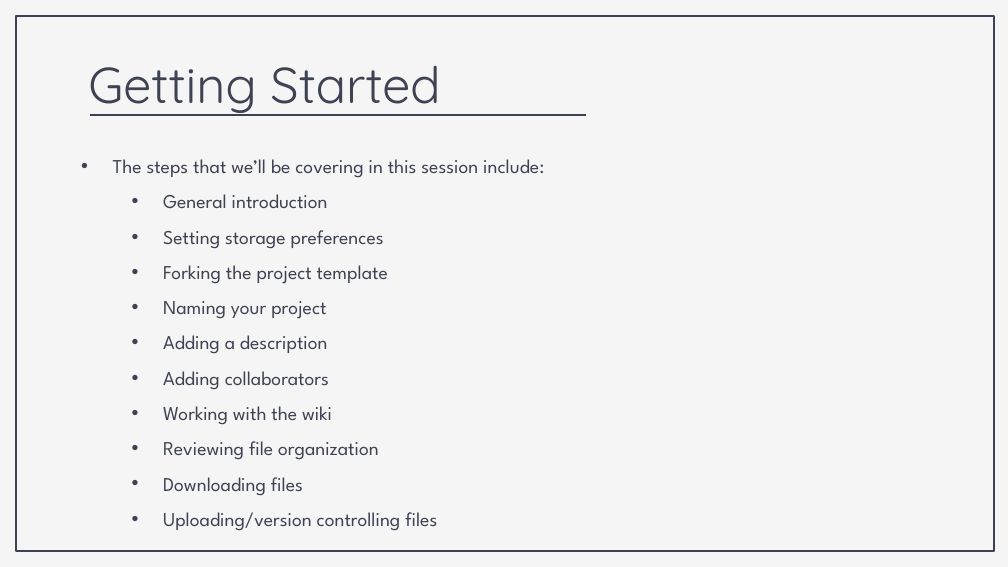
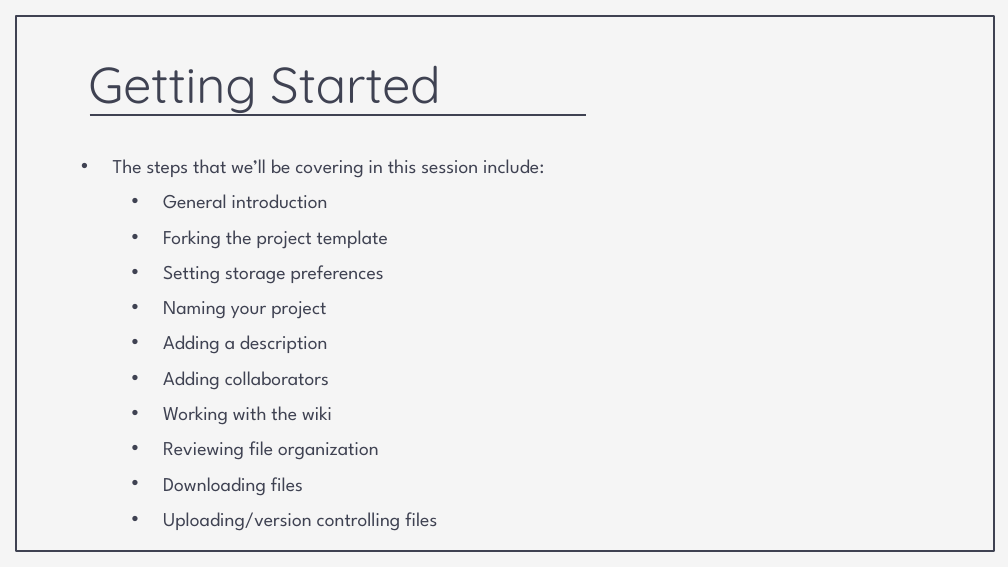
Before and after one commit to nickrochlin/rdm-jumpstart2, a slide deck: slide 12 of docs/files/Block1-3_OSF.pptx. Drawn at 1008x567 pixels with LibreOffice and Linux fonts; fonts in the diff are those of the drawing. Boxes give left, top, right and bottom in pixels: in the first picture for what was removed or moved away, otherwise in the second. Text is boxed around its words. In the diff, an @@ line names an element or a change of style, - is before the commit and + after.

```diff
--- a/docs/files/Block1-3_OSF.pptx
+++ b/docs/files/Block1-3_OSF.pptx
@@ subtitle at [163,230,388,249]: paragraph added @@
+  • Forking the project template
@@ subtitle at [163,265,388,284]: paragraph removed @@
-  • Forking the project template
```
Also in this commit, not shown: 6 other slides changed, 1 slide added, 1 slide removed, 9 other files.
